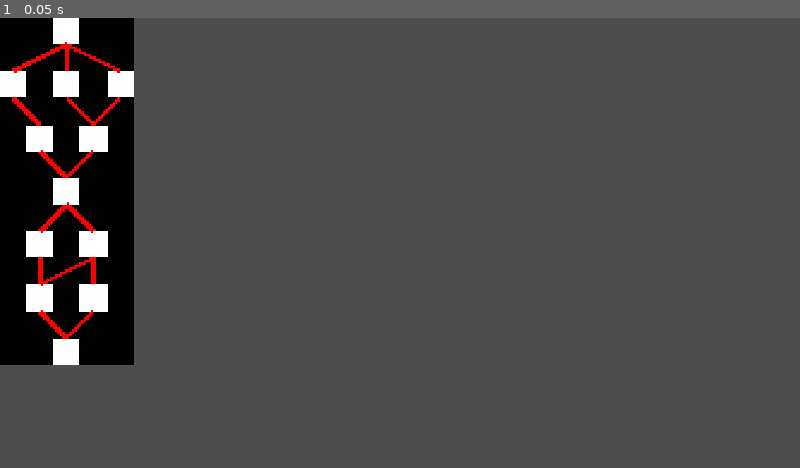
Above: before the commit, frame 1.
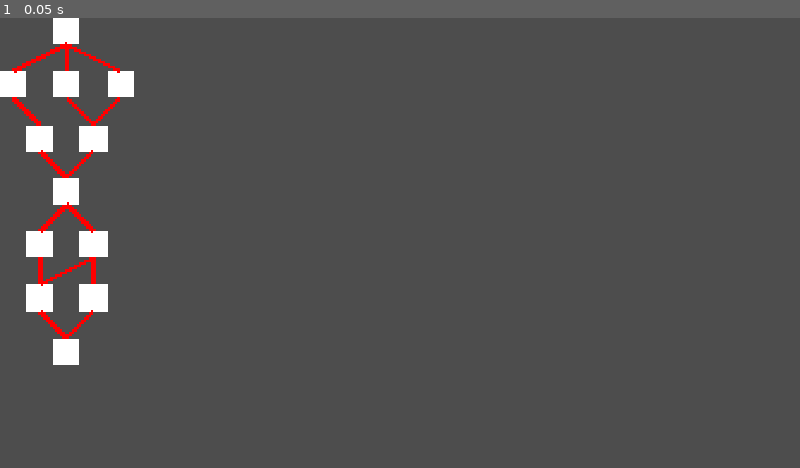
Above: after the commit, the same moment.

Repository: BatmenzDW/Watching-Us
Game: Godot game, scene res://Scenes/Map_Controller/map_controller.tscn
Same seed, same stepped clock (60 frames per second), same inputs: the game is played once before the commit and once after it. The project has no main scene, so this scene is started directly.
Inputs:
- Up to frame 1 (0.05 s): no input

The runs differ from the first frame. In frame 1, 9.9% of the frame differs, in the area x 0-17%, y 0-78%.

Commit message:
Script Cleanup and Hover over Map Effects
Did a little more cleanup on scripts and made it so you can hover over nodes on the map and get the hover over effect.

Additionally added a current node image, but it isn't in use yet.

Diff:
--- a/Autoload/dict/dict_tile.gd
+++ b/Autoload/dict/dict_tile.gd
@@ -9,6 +9,14 @@
 		return tile_dictionary[searchterm]
 	else:
 		return null
+
+#check for key
+func check_bool_tile_dictionary(searchterm):
+	if tile_dictionary.has(searchterm):
+		#print(tile_dictionary[searchterm])
+		return 1
+	else:
+		return 0
 
 #add key
 func addto_tile_dictionary(key,value):
--- a/Autoload/singleton/sing_travel_map.gd
+++ b/Autoload/singleton/sing_travel_map.gd
@@ -2,3 +2,4 @@
 
 const TILE_SIZE: int = 64
 const HALF_TILE_SIZE: int = 32
+const HOVERED_CELL_IMAGE = Vector2i(0,0)
--- a/Scenes/Map_Controller/map_controller.tscn
+++ b/Scenes/Map_Controller/map_controller.tscn
@@ -1,15 +1,17 @@
-[gd_scene load_steps=13 format=3 uid="uid://c64go4ir7wuwi"]
+[gd_scene load_steps=19 format=3 uid="uid://c64go4ir7wuwi"]
 
-[ext_resource type="Script" uid="uid://dp0b35sgoc8h6" path="res://Scripts/map/map_controller.gd" id="1_c117o"]
+[ext_resource type="Script" uid="uid://dp0b35sgoc8h6" path="res://Scripts/Map_Controller/map_controller.gd" id="1_c117o"]
 [ext_resource type="Texture2D" uid="uid://3ebedkx6mdrm" path="res://Assets/tileset/tileset_test.png" id="2_wmia7"]
-[ext_resource type="Script" uid="uid://cf3cx6tc8by4m" path="res://Scripts/map/travel_map.gd" id="3_0nlex"]
-[ext_resource type="Script" uid="uid://c77bp4otr1p5o" path="res://Scripts/map/gen_path.gd" id="4_kisi7"]
+[ext_resource type="Script" uid="uid://cf3cx6tc8by4m" path="res://Scripts/Map_Controller/travel_map.gd" id="3_0nlex"]
+[ext_resource type="Script" uid="uid://c77bp4otr1p5o" path="res://Scripts/Map_Controller/gen_path.gd" id="4_kisi7"]
 [ext_resource type="PackedScene" uid="uid://coqxrcn4ma8tb" path="res://Scenes/Map_Controller/pathLine.tscn" id="5_ux5v1"]
-[ext_resource type="Script" uid="uid://dpu4ptk3gqx5h" path="res://Scripts/map/gen_path_2.gd" id="6_kisi7"]
-[ext_resource type="Script" uid="uid://ckssbt6i17a5" path="res://Scripts/map/map_line_2d.gd" id="6_xq01p"]
-[ext_resource type="Script" uid="uid://c7fi7qqe237te" path="res://Scripts/map/gen_path_3.gd" id="7_ux5v1"]
-[ext_resource type="Script" uid="uid://djsgouwptgecw" path="res://Scripts/map/gen_path_1.gd" id="7_wmia7"]
-[ext_resource type="Script" uid="uid://demsaqnx2cue1" path="res://Scripts/map/gen_random.gd" id="10_17h85"]
+[ext_resource type="Script" uid="uid://dpu4ptk3gqx5h" path="res://Scripts/Map_Controller/gen_path_2.gd" id="6_kisi7"]
+[ext_resource type="Script" uid="uid://ckssbt6i17a5" path="res://Scripts/Map_Controller/map_line_2d.gd" id="6_xq01p"]
+[ext_resource type="Script" uid="uid://c7fi7qqe237te" path="res://Scripts/Map_Controller/gen_path_3.gd" id="7_ux5v1"]
+[ext_resource type="Script" uid="uid://djsgouwptgecw" path="res://Scripts/Map_Controller/gen_path_1.gd" id="7_wmia7"]
+[ext_resource type="Script" uid="uid://demsaqnx2cue1" path="res://Scripts/Map_Controller/gen_random.gd" id="10_17h85"]
+[ext_resource type="Texture2D" uid="uid://cywli8u34agwt" path="res://Assets/tileset/tileset_current_position.png" id="11_p3c3f"]
+[ext_resource type="Texture2D" uid="uid://c4515vx1pw8ba" path="res://Assets/tileset/tileset_cursor_map.png" id="11_ujbnq"]
 
 [sub_resource type="TileSetAtlasSource" id="TileSetAtlasSource_e0an3"]
 texture = ExtResource("2_wmia7")
@@ -21,6 +23,24 @@
 tile_size = Vector2i(64, 64)
 sources/0 = SubResource("TileSetAtlasSource_e0an3")
 
+[sub_resource type="TileSetAtlasSource" id="TileSetAtlasSource_2a6wi"]
+texture = ExtResource("11_ujbnq")
+texture_region_size = Vector2i(64, 64)
+0:0/0 = 0
+
+[sub_resource type="TileSet" id="TileSet_6j8ea"]
+tile_size = Vector2i(64, 64)
+sources/0 = SubResource("TileSetAtlasSource_2a6wi")
+
+[sub_resource type="TileSetAtlasSource" id="TileSetAtlasSource_b4ac3"]
+texture = ExtResource("11_p3c3f")
+texture_region_size = Vector2i(64, 64)
+0:0/0 = 0
+
+[sub_resource type="TileSet" id="TileSet_2a6wi"]
+tile_size = Vector2i(64, 64)
+sources/0 = SubResource("TileSetAtlasSource_b4ac3")
+
 [node name="MapController" type="Node2D"]
 script = ExtResource("1_c117o")
 
@@ -28,9 +48,6 @@
 unique_name_in_owner = true
 tile_set = SubResource("TileSet_p5pve")
 script = ExtResource("3_0nlex")
-
-[node name="CursorMap" type="TileMapLayer" parent="TravelMap"]
-unique_name_in_owner = true
 
 [node name="genPath" type="Node2D" parent="TravelMap"]
 unique_name_in_owner = true
@@ -55,3 +72,11 @@
 [node name="GenRandom" type="Node2D" parent="TravelMap"]
 unique_name_in_owner = true
 script = ExtResource("10_17h85")
+
+[node name="CursorMap" type="TileMapLayer" parent="TravelMap"]
+unique_name_in_owner = true
+tile_set = SubResource("TileSet_6j8ea")
+
+[node name="CurrentPosition" type="TileMapLayer" parent="TravelMap"]
+unique_name_in_owner = true
+tile_set = SubResource("TileSet_2a6wi")
--- a/Scripts/map/gen_random.gd
+++ b/Scripts/Map_Controller/gen_random.gd
@@ -11,7 +11,7 @@
 
 	#go through a random number loop 5 times
 	for i in range(5):
-		print("Previous Number: ",previous_number)
+		#print("Previous Number: ",previous_number)
 		#if last number was 1, it can't be 1, pick 2 or 3 instead
 		if(previous_number == 1):
 			random_number = randi_range(2, 3)
@@ -52,7 +52,7 @@
 		if(max_trigger == 0):
 			max_in_a_row = 0
 		previous_number = next_previous_number
-		print("Current_Number: ",return_array[i])
-		print("")
+		#print("Current_Number: ",return_array[i])
+		#print("")
 	print(return_array)
 	return return_array
--- /dev/null
+++ b/Scripts/Map_Controller/map_controller.gd
@@ -0,0 +1,40 @@
+extends Node2D
+
+#This script will act sort of like an API from the rest of the program as everything is self contained where it can pass the active state to the Map Controller.
+var map_controller_state: int = 1
+var hovered_cell = Vector2i(0,0)
+var hovered_initial = Vector2i(0,0)
+var HOVERED_CELL_IMAGE = SingTravelMap.HOVERED_CELL_IMAGE
+
+#this will
+func _map_controller_gen_new_map():
+	%TravelMap._gen_new_map()
+
+#This will be in case we want the user to be able to view the upcoming map but not traverse it, if they are at a location
+func _map_controller_active_state_view():
+	pass
+
+#This will be to traverse the map to a new location.
+func _map_controller_active_state():
+	pass
+
+func _map_controller_end_active_state():
+	pass
+
+func _process(_delta):
+	#----------------
+	# Mouse Movement
+	#----------------
+	if(map_controller_state == 1):
+		var current_mouse_pos = get_global_mouse_position()
+		var current_cell = %CursorMap.local_to_map(current_mouse_pos)
+		#if the currently hovered over cell is not the current hovered cell or the selected cell
+		#then remove the highlighting over the previous highlighted cell
+
+		if (current_cell != hovered_cell):
+			# Mouse moved to a different cell or entered/exited the grid
+			# Reset previous hovered cell's appearance (if any)
+			%CursorMap.set_cell(hovered_cell, -1)
+		if (dict_tile.check_bool_tile_dictionary(current_cell) == 1):
+			hovered_cell = current_cell
+			%CursorMap.set_cell(current_cell, 0, HOVERED_CELL_IMAGE)
--- a/Scripts/map/travel_map.gd
+++ b/Scripts/Map_Controller/travel_map.gd
@@ -56,7 +56,6 @@
 
 
 
-
 func _gen_cell_check_node(map_coords, random_node_array):
 	#checks if it is the start or end
 	if(map_coords.y == 0 or map_coords.y == 12):
@@ -110,9 +109,9 @@
 
 func _gen_cell_empty_node(map_coords):
 	#set_cell(map_coords, -1)
-	set_cell(map_coords, SOURCE_ID, MAP_TILE_EMPTY)
-	#var tile_info = "empty"
-	#dict_tile.addto_tile_dictionary(map_coords,tile_info)
+	#set_cell(map_coords, SOURCE_ID, MAP_TILE_EMPTY)
+	pass
+
 
 #generates a random node
 func _gen_cell_random_node(map_coords):
--- a/Scripts/map/map_controller.gd
+++ /dev/null
@@ -1,18 +0,0 @@
-extends Node2D
-
-#This script will act sort of like an API from the rest of the program as everything is self contained where it can pass the active state to the Map Controller.
-
-#this will
-func _map_controller_gen_new_map():
-	%TravelMap._gen_new_map()
-
-#This will be in case we want the user to be able to view the upcoming map but not traverse it, if they are at a location
-func _map_controller_active_state_view():
-	pass
-
-#This will be to traverse the map to a new location.
-func _map_controller_active_state():
-	pass
-
-func _map_controller_end_active_state():
-	pass
Binary file added: Assets/tileset/tileset_current_position.png
Not shown, added: Assets/tileset/tileset_current_position.png.import
Binary file added: Assets/tileset/tileset_cursor_map.png
Not shown, added: Assets/tileset/tileset_cursor_map.png.import
Renamed: Scripts/map/gen_path.gd -> Scripts/Map_Controller/gen_path.gd
Renamed: Scripts/map/gen_path.gd.uid -> Scripts/Map_Controller/gen_path.gd.uid
Renamed: Scripts/map/gen_path_1.gd -> Scripts/Map_Controller/gen_path_1.gd
Renamed: Scripts/map/gen_path_1.gd.uid -> Scripts/Map_Controller/gen_path_1.gd.uid
Renamed: Scripts/map/gen_path_2.gd -> Scripts/Map_Controller/gen_path_2.gd
Renamed: Scripts/map/gen_path_2.gd.uid -> Scripts/Map_Controller/gen_path_2.gd.uid
Renamed: Scripts/map/gen_path_3.gd -> Scripts/Map_Controller/gen_path_3.gd
Renamed: Scripts/map/gen_path_3.gd.uid -> Scripts/Map_Controller/gen_path_3.gd.uid
(and 5 more such lines)
